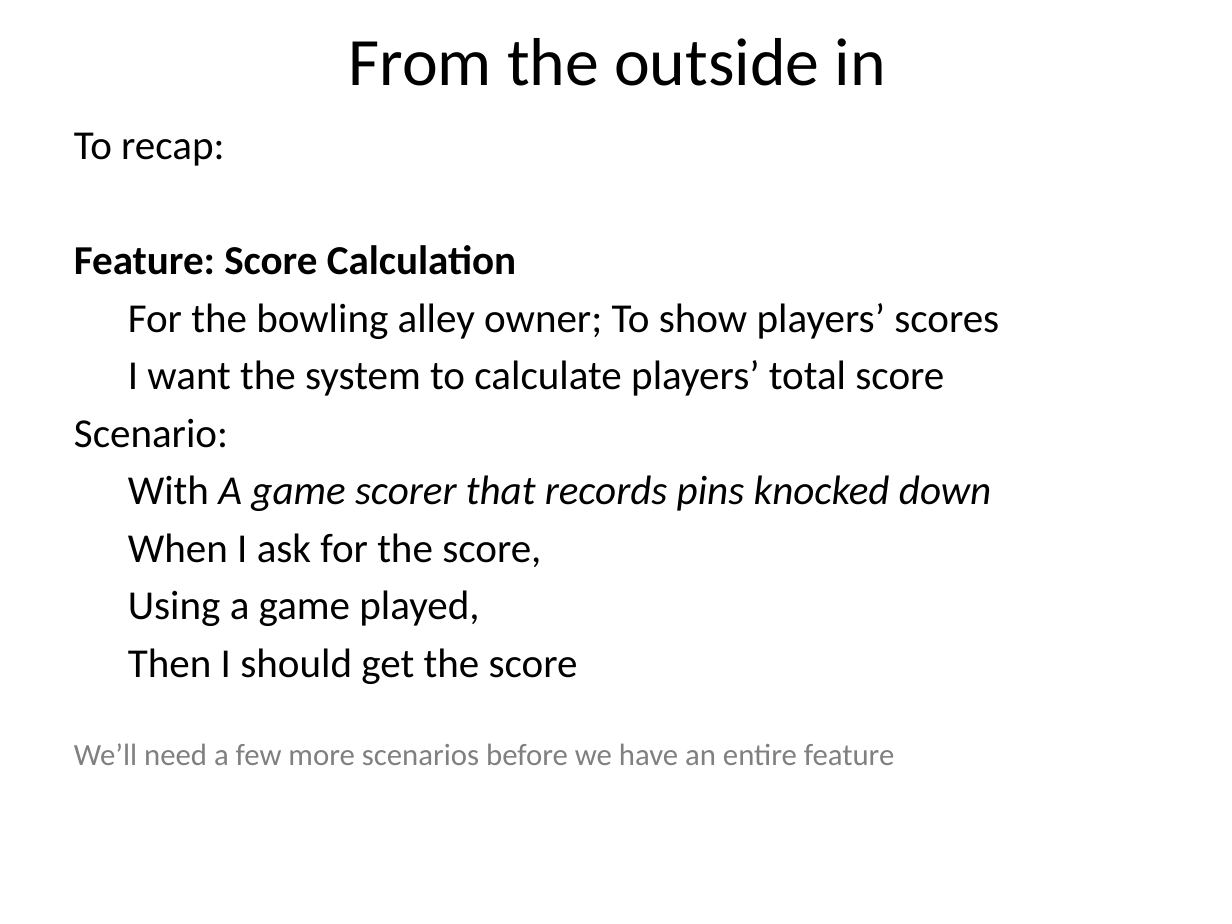
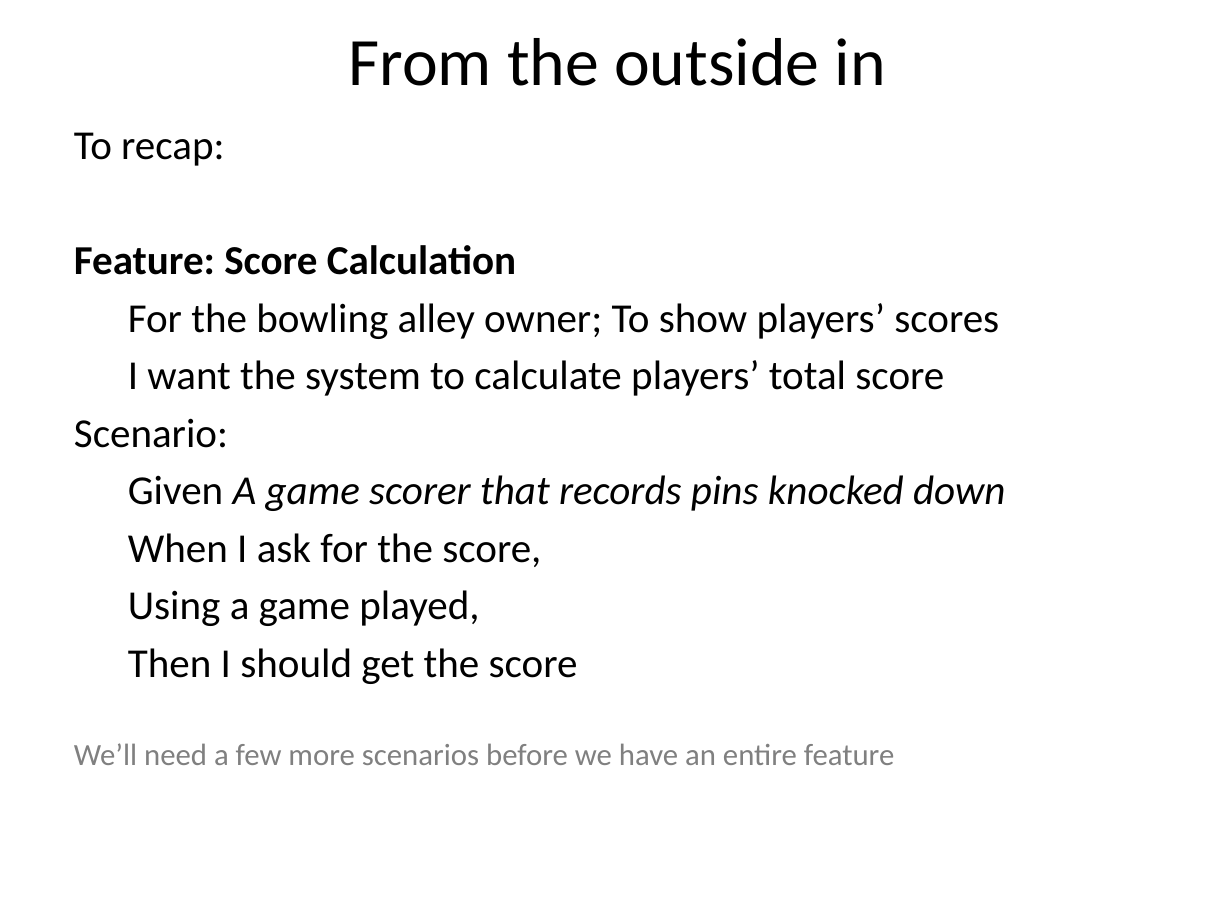
Before and after one commit to i-e-b/FluentBdd, a slide deck: slide 17 of FluentBDD/Fluent BDD.pptx. Drawn at 1232x924 pixels with LibreOffice and Linux fonts; fonts in the diff are those of the drawing. Boxes give left, top, right and bottom in pixels: in the first picture for what was removed or moved away, otherwise in the second. Text is boxed around its words. In the diff, an @@ line names an element or a change of style, - is before the commit and + after.

```diff
--- a/FluentBDD/Fluent BDD.pptx
+++ b/FluentBDD/Fluent BDD.pptx
@@ text at (x1=128, y1=475, x2=1005, y2=511): text changed @@
-  With A game scorer that records pins knocked down
+  Given A game scorer that records pins knocked down
```
Also in this commit, not shown: 47 other slides changed.
